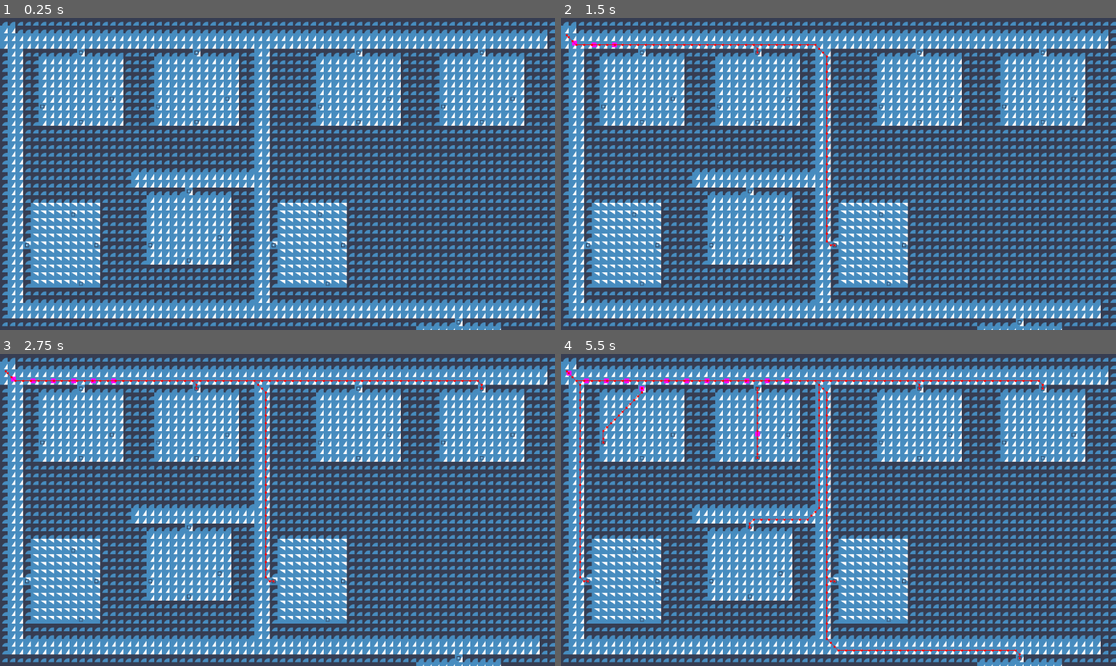
Above: before the commit, frames 1-4 (two rows, left to right).
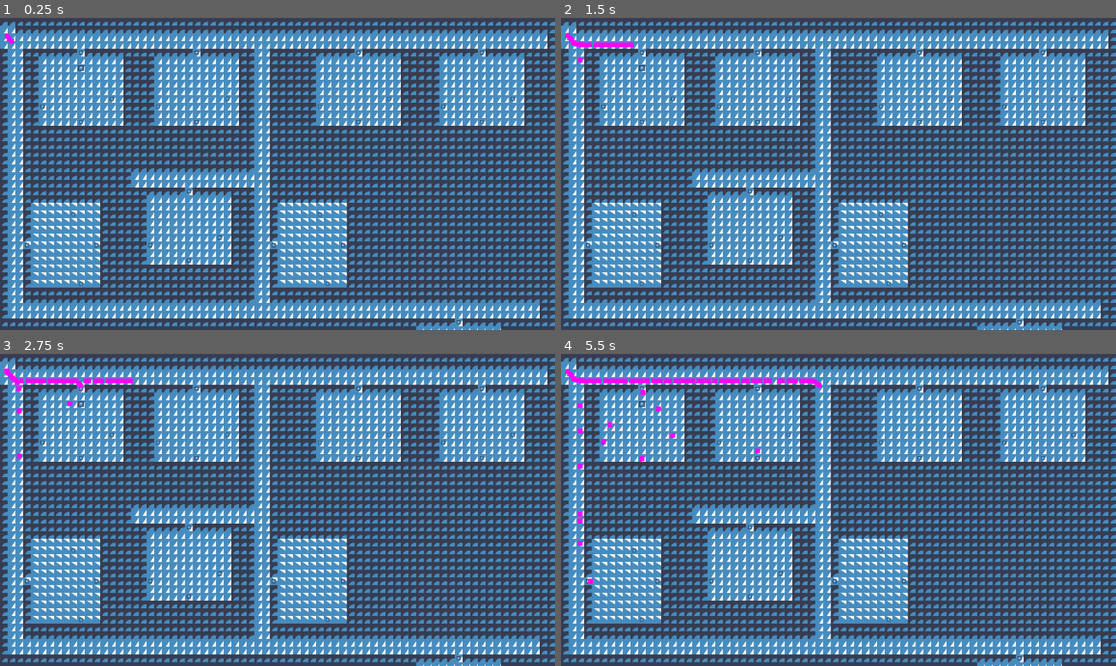
Above: after the commit, the same moments.

Repository: Nathpett/City-Navigation-Project
Game: Godot game, scene res://main.tscn
The game is run twice, just before and just after one commit, with the same random seed, the same clock (stepped at 60 frames per second) and the same inputs. The engine's default icon, where the game draws it, is replaced by a stand-in: a white triangle on a blue panel in a dark square.
Inputs:
- Up to frame 1 (0.25 s): no input
- Up to frame 2 (1.5 s): no input
- Up to frame 3 (2.75 s): no input
- Up to frame 4 (5.5 s): no input

The runs differ from the first frame. In frame 1, less than 0.1% of the frame differs, in the area x 0-16%, y 5-17%; in frame 2, 0.5%; in frame 3, 0.8%; in frame 4, 1.8%, in the area x 0-87%, y 4-98%.

Commit message:
expanding on state system

Diff:
--- a/main.tscn
+++ b/main.tscn
@@ -1,9 +1,10 @@
-[gd_scene load_steps=8 format=3 uid="uid://b17fo24bty4m1"]
+[gd_scene load_steps=9 format=3 uid="uid://b17fo24bty4m1"]
 
 [ext_resource type="Script" path="res://city.gd" id="1_gpgsi"]
 [ext_resource type="Texture2D" uid="uid://dkw051bbanke4" path="res://icon.svg" id="2_rbahg"]
 [ext_resource type="Script" path="res://npc_spawner.gd" id="3_6sde0"]
 [ext_resource type="PackedScene" uid="uid://clw6b2ern45np" path="res://building.tscn" id="4_358ys"]
+[ext_resource type="PackedScene" uid="uid://ccwa6pbmgfq8" path="res://things/thing.tscn" id="5_ibd3p"]
 
 [sub_resource type="NavigationPolygon" id="NavigationPolygon_dssy0"]
 vertices = PackedVector2Array(8, 0, 0, 8, -8, 0, 0, -8)
@@ -226,7 +227,7 @@
 script = ExtResource("3_6sde0")
 
 [node name="Timer" type="Timer" parent="NpcSpawnner"]
-wait_time = 0.4
+wait_time = 0.05
 
 [node name="Buildings" type="Node2D" parent="."]
 
@@ -255,3 +256,6 @@
 
 [node name="Goal4" parent="Buildings" instance=ExtResource("4_358ys")]
 position = Vector2(1008, 64)
+
+[node name="Thing" parent="." instance=ExtResource("5_ibd3p")]
+position = Vector2(168, 104)
--- a/npc.gd
+++ b/npc.gd
@@ -1,8 +1,10 @@
 extends CharacterBody2D
+
 
 var movement_speed: float = 100.0
 var movement_target_position: Vector2
 var city: City
+var in_sight_range: Array
 
 @onready var navigation_agent: NavigationAgent2D = $NavigationAgent2D
 
@@ -14,22 +16,22 @@
 	navigation_agent.target_desired_distance = 4.0
 
 	city = get_parent()
+	in_sight_range = []
 
-	$StateMachine.change_state("wander")
+	$StateMachine.push_state("wander")
 
 
 func seek(new_goal_position: Vector2):
 	movement_target_position = new_goal_position
-
-	# Make sure to not await during _ready.
 	call_deferred("actor_setup")
 
 
+func look():
+	pass
+
+
 func actor_setup():
-	# Wait for the first physics frame so the NavigationServer can sync.
 	await get_tree().physics_frame
-
-	# Now that the navigation map is no longer empty, set the movement target.
 	set_movement_target(movement_target_position)
 
 
@@ -37,7 +39,7 @@
 	navigation_agent.target_position = movement_target
 
 
-func _physics_process(delta):
+func _physics_process(_delta):
 	if navigation_agent.is_navigation_finished() and !navigation_agent.is_target_reached():
 		actor_setup()
 
@@ -62,3 +64,11 @@
 			closest_direction = direction
 
 	return closest_direction
+
+
+func _on_sight_area_area_entered(area):
+	in_sight_range.append(area.get_parent())
+
+
+func _on_sight_area_area_exited(area):
+	in_sight_range.erase(area.get_parent())
--- a/npc.tscn
+++ b/npc.tscn
@@ -9,9 +9,11 @@
 [sub_resource type="PlaceholderTexture2D" id="PlaceholderTexture2D_hxpec"]
 size = Vector2(10, 10)
 
+[sub_resource type="CircleShape2D" id="CircleShape2D_ott3u"]
+radius = 50.0
+
 [node name="CharacterBody2D" type="CharacterBody2D"]
-position = Vector2(13, 29)
-collision_layer = 0
+collision_layer = 2
 motion_mode = 1
 wall_min_slide_angle = 0.0
 script = ExtResource("1_mukjw")
@@ -24,7 +26,16 @@
 texture = SubResource("PlaceholderTexture2D_hxpec")
 
 [node name="NavigationAgent2D" type="NavigationAgent2D" parent="."]
-debug_enabled = true
 
 [node name="StateMachine" type="Node" parent="."]
 script = ExtResource("2_hifb0")
+
+[node name="SightArea" type="Area2D" parent="."]
+collision_layer = 0
+collision_mask = 2
+
+[node name="CollisionShape2D" type="CollisionShape2D" parent="SightArea"]
+shape = SubResource("CircleShape2D_ott3u")
+
+[connection signal="area_entered" from="SightArea" to="." method="_on_sight_area_area_entered"]
+[connection signal="area_exited" from="SightArea" to="." method="_on_sight_area_area_exited"]
--- a/state/state.gd
+++ b/state/state.gd
@@ -1,8 +1,10 @@
 class_name State
 extends Node
 
+signal exit_state
+
 var state_owner
-var change_state
+var push_state
 
 
 func enter() -> void:
@@ -10,9 +12,13 @@
 
 
 func exit() -> void:
+	emit_signal("exit_state")
+	queue_free()
+
+
+func pause() -> void:
 	pass
 
 
-func setup(new_change_state, new_state_owner) -> void:
-	self.change_state = new_change_state
-	self.state_owner = new_state_owner
+func unpause() -> void:
+	pass
--- a/state/state_machine.gd
+++ b/state/state_machine.gd
@@ -2,17 +2,22 @@
 extends Node
 
 var state
+var state_stack: Array
 
 
-func change_state(state_name) -> void:
+func push_state(state_name) -> void:
 	if state != null:
-		state.exit()
-		state.set_physics_process(false)
-		state.set_process(false)
-		state.queue_free()
+		state.pause()
+		state_stack.append(state)
 	state = Node.new()
 	state.set_script(load("res://state/%s.gd" % [state_name]))
-	state.name = state_name
-	state.setup(Callable(self, "change_state"), get_parent())
+	state.state_owner = get_parent()
+	state.push_state = Callable(self, "push_state")
+	state.connect("exit_state", Callable(self, "_state_exited"))
 	add_child(state)
 	state.enter()
+
+
+func _state_exited() -> void:
+	state = state_stack.pop_back()
+	state.unpause()
--- /dev/null
+++ b/things/thing.gd
@@ -0,0 +1 @@
+extends Node2D
--- /dev/null
+++ b/things/thing.tscn
@@ -0,0 +1,21 @@
+[gd_scene load_steps=4 format=3 uid="uid://ccwa6pbmgfq8"]
+
+[ext_resource type="Script" path="res://things/thing.gd" id="1_yt67d"]
+[ext_resource type="Texture2D" uid="uid://dkw051bbanke4" path="res://icon.svg" id="2_g3l83"]
+
+[sub_resource type="CircleShape2D" id="CircleShape2D_17t3k"]
+radius = 6.0
+
+[node name="Thing" type="Node2D"]
+script = ExtResource("1_yt67d")
+
+[node name="Sprite2D" type="Sprite2D" parent="."]
+scale = Vector2(0.1, 0.1)
+texture = ExtResource("2_g3l83")
+
+[node name="SeeHitBox" type="Area2D" parent="."]
+collision_layer = 2
+collision_mask = 0
+
+[node name="CollisionShape2D" type="CollisionShape2D" parent="SeeHitBox"]
+shape = SubResource("CircleShape2D_17t3k")
Not shown: 1 places in npc.tscn that only renumber resources
